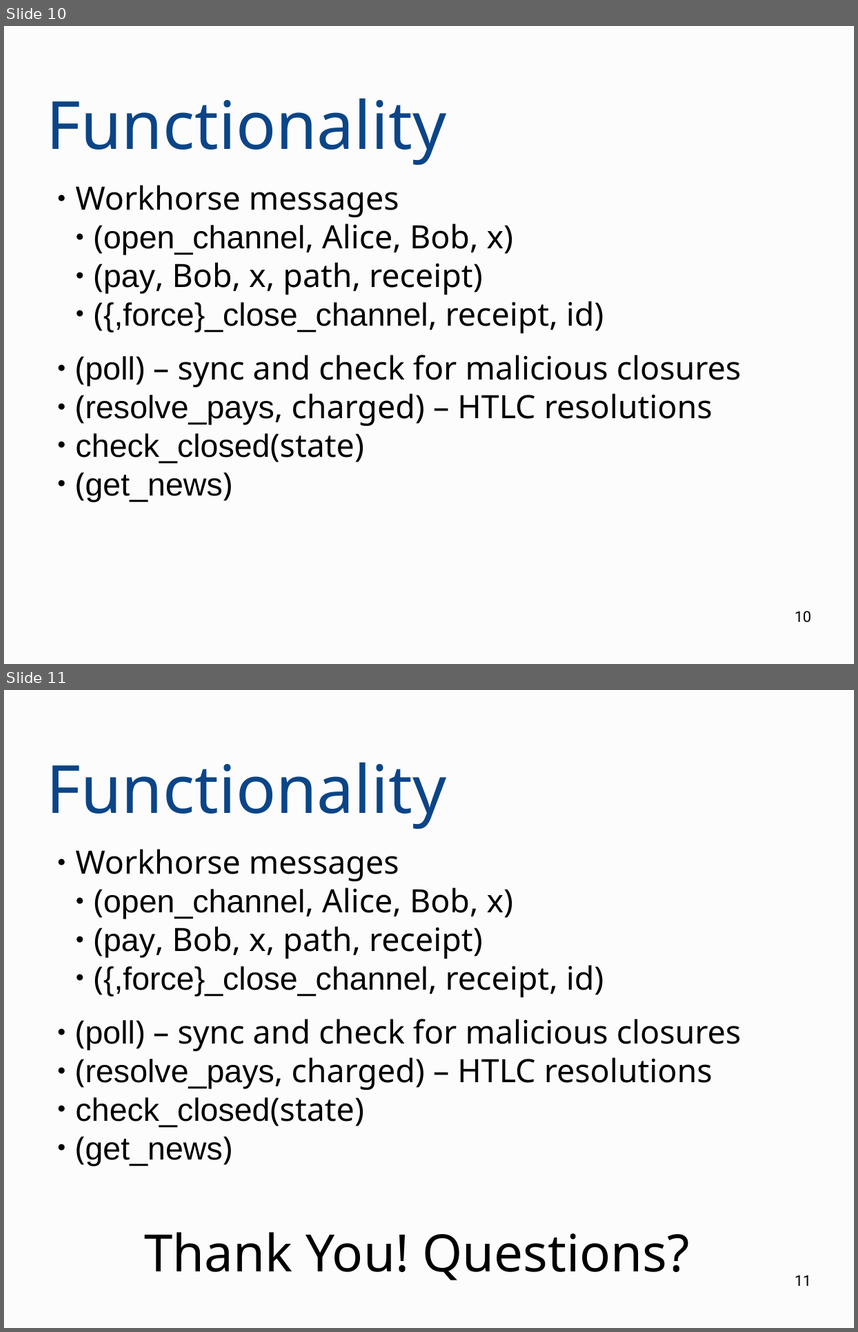
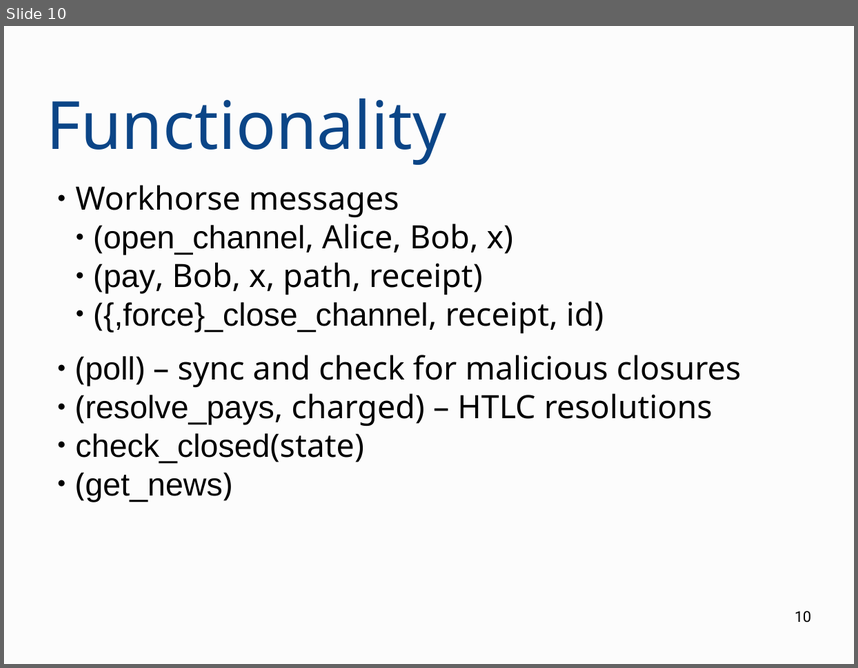
Before and after one commit to OrfeasLitos/PaymentChannels, a slide deck: ln-conf-2019/presentation.odp. Shown one above the other, each under a label of ours: slides 10 and 11 before the commit, slide 10 after it. The pictures are 858x1332 and 858x668 pixels, drawn with LibreOffice and Linux fonts; fonts in the diff are those of the drawing. Boxes give left, top, right and bottom in pixels: in the first picture for what was removed or moved away, otherwise in the second. Text is boxed around its words. In the diff, an @@ line names an element or a change of style, - is before the commit and + after.

Commit message:
Separate thank you slide and add github link

```diff
--- a/ln-conf-2019/presentation.odp
+++ b/ln-conf-2019/presentation.odp
@@ slide 11 removed at box(4, 690, 854, 1328), background #FCFCFC @@
@@ title removed at box(47, 762, 447, 829) @@
-Functionality
@@ text removed at box(76, 849, 741, 1166) @@
-● Workhorse messages
-  ● (open_channel, Alice, Bob, x)
-  ● (pay, Bob, x, path, receipt)
-  ● ({,force}_close_channel, receipt, id)
-● (poll) – sync and check for malicious closures
-● (resolve_pays, charged) – HTLC resolutions
-● check_closed(state)
-● (get_news)
@@ text removed at box(144, 1232, 689, 1280) @@
-Thank You! Questions?
@@ page number removed at box(795, 1274, 811, 1285) @@
-11
```
Also in this commit, not shown: 1 slide added, 1 other file.
